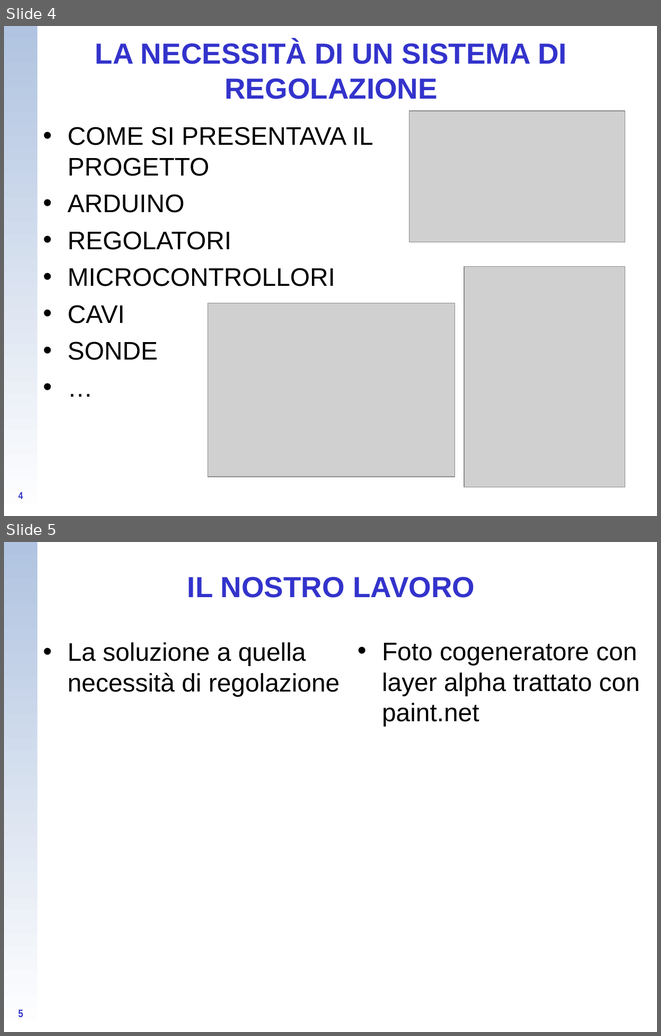
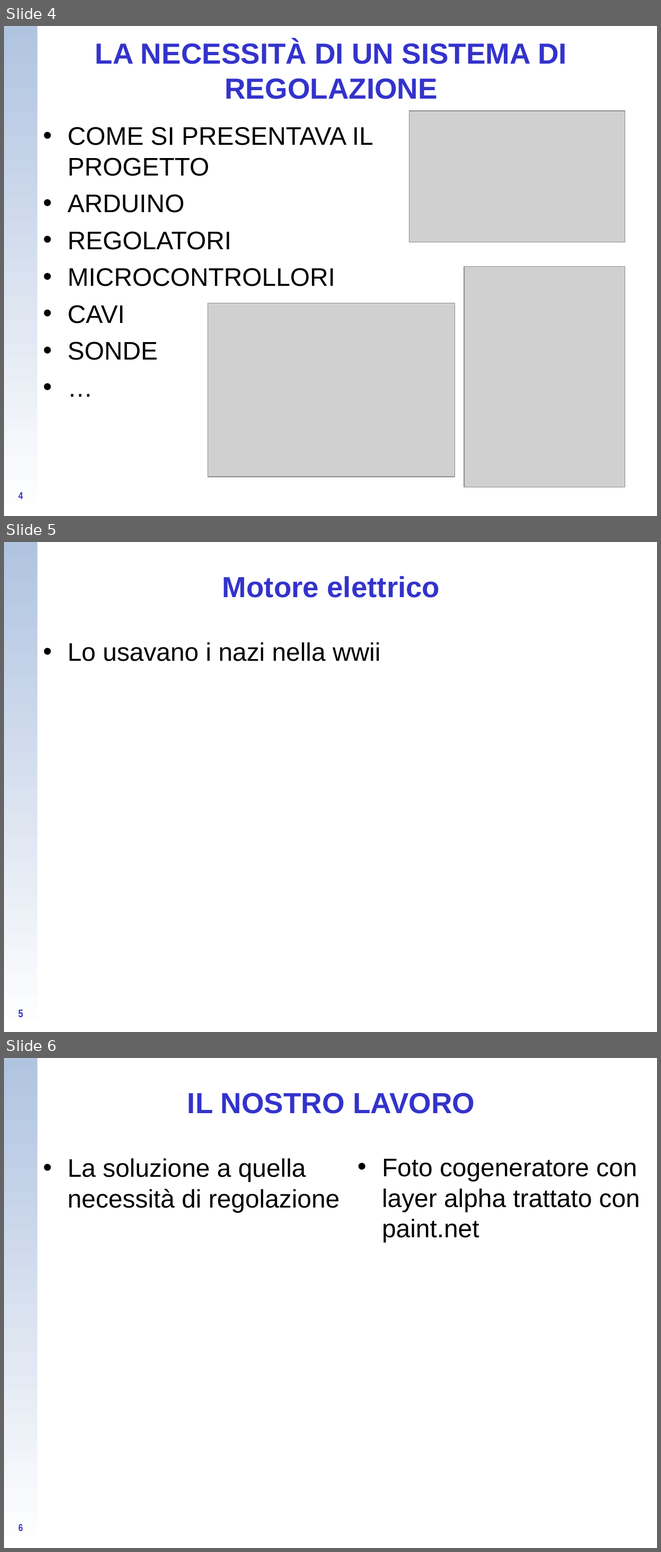
Before and after one commit to CampelloManuel/progetto-esame, a slide deck: tesina/Campello.ppt. Shown one above the other, each under a label of ours: slides 4 and 5 before the commit, slides 4, 5 and 6 after it. The pictures are 661x1036 and 661x1552 pixels, drawn with LibreOffice and Linux fonts; fonts in the diff are those of the drawing; grey boxes stand for pictures; background and template pictures are left out. Boxes give left, top, right and bottom in pixels: in the first picture for what was removed or moved away, otherwise in the second. Text is boxed around its words. In the diff, an @@ line names an element or a change of style, - is before the commit and + after.

```diff
--- a/tesina/Campello.ppt
+++ b/tesina/Campello.ppt
@@ slide 5 added at box(4, 542, 657, 1032), background picture (left out); not listed: 1 template element that a slide beside it also shows @@
@@ title added at box(222, 576, 440, 598), 32 pt, text #3333CC, bold @@
+Motore elettrico
@@ text added at box(68, 642, 380, 661), 28 pt, text #000000 @@
+• Lo usavano i nazi nella wwii
@@ page number added at box(18, 1009, 23, 1017), 12 pt, text #3333CC, bold @@
+5
@@ what was slide 5 is now slide 6 @@
@@ page number at box(18, 1523, 23, 1531): text changed; size 12 to 11.1 pt @@
-5
+6
```
Also in this commit, not shown: 1 other slide added, 1 slide removed, 1 other file.
